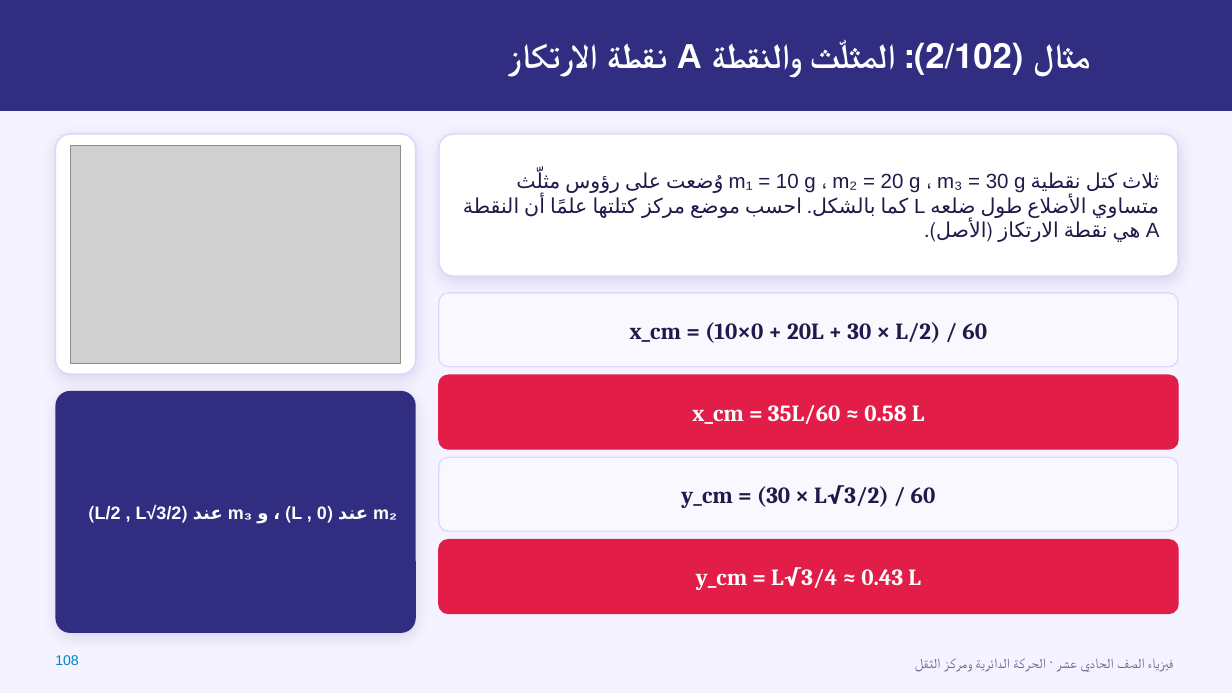
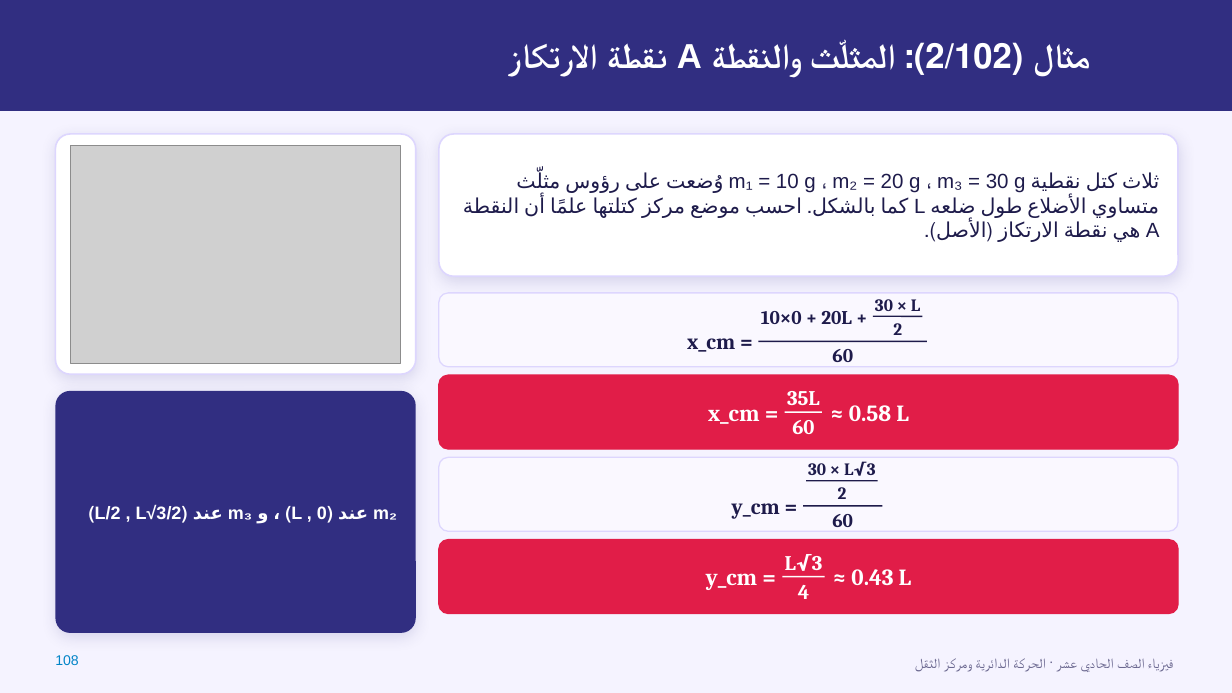
Before and after one commit to loaialkhaldi-png/Physics-tube, a slide deck: slide 108 of فيزياء11_الفصل2و3_الحركة_الدائرية_ومركز_الثقل.pptx. Drawn at 1232x693 pixels with LibreOffice and Linux fonts; fonts in the diff are those of the drawing; grey boxes stand for pictures; background and template pictures are left out. Boxes give left, top, right and bottom in pixels: in the first picture for what was removed or moved away, otherwise in the second. Text is boxed around its words. In the diff, an @@ line names an element or a change of style, - is before the commit and + after.

```diff
--- a/فيزياء11_الفصل2و3_الحركة_الدائرية_ومركز_الثقل.pptx
+++ b/فيزياء11_الفصل2و3_الحركة_الدائرية_ومركز_الثقل.pptx
@@ text removed at <box>630,322,987,343</box> @@
-x_cm = (10×0 + 20L + 30 × L/2) / 60
@@ group added at <box>687,299,927,362</box>: 5 texts, 2 lines @@
+x_cm =
+10×0 + 20L +
+30 × L
+2
+60
@@ text at <box>849,405,908,421</box>: text changed @@
-x_cm = 35L/60 ≈ 0.58 L
+≈ 0.58 L
@@ group added at <box>708,391,823,434</box>: 3 texts, 1 line @@
+x_cm =
+35L
+60
@@ text at <box>808,461,875,476</box>: text changed; size 18 to 13.6 pt @@
-y_cm = (30 × L√3/2) / 60
+30 × L√3
@@ group added at <box>732,481,883,527</box>: 3 texts, 2 lines @@
+y_cm =
+2
+60
@@ text at <box>851,569,911,585</box>: text changed @@
-y_cm = L√3/4 ≈ 0.43 L
+≈ 0.43 L
@@ group added at <box>706,554,825,599</box>: 3 texts, 1 line @@
+y_cm =
+L√3
+4
```
Also in this commit, not shown: 33 other slides changed, 6 other files.
